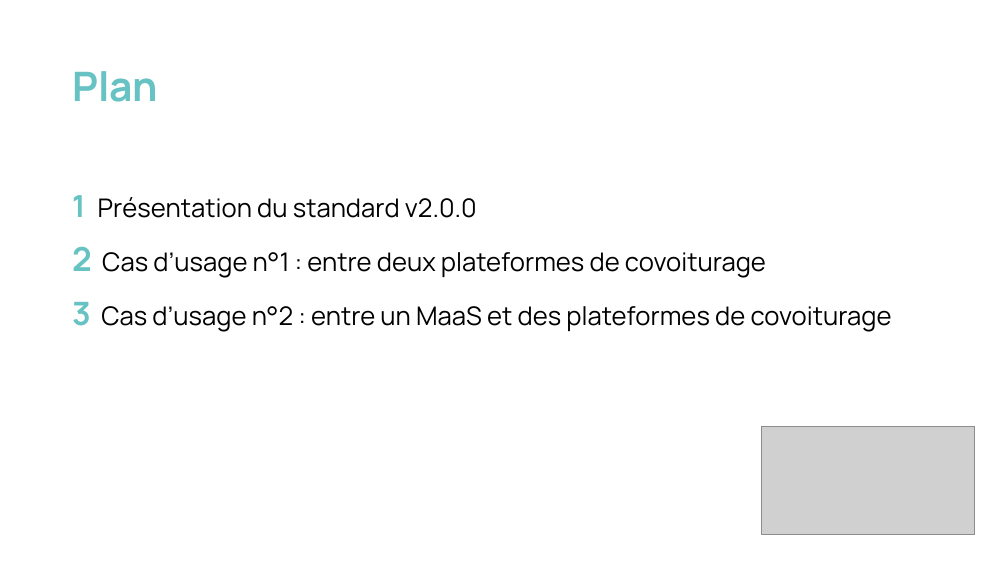
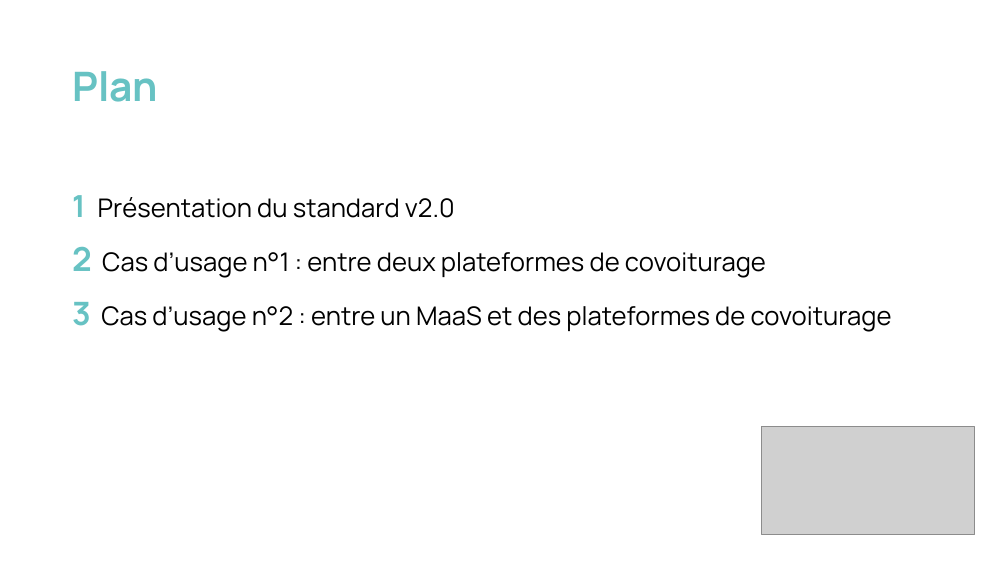
Before and after one commit to fabmob/rdexplus, a slide deck: slide 3 of resources/rdexplus_presentation-fr.odp. Drawn at 1008x567 pixels with LibreOffice and Linux fonts; fonts in the diff are those of the drawing; grey boxes stand for pictures. Boxes give left, top, right and bottom in pixels: in the first picture for what was removed or moved away, otherwise in the second. Text is boxed around its words. In the diff, an @@ line names an element or a change of style, - is before the commit and + after.

```diff
--- a/resources/rdexplus_presentation-fr.odp
+++ b/resources/rdexplus_presentation-fr.odp
@@ text at (72, 195, 455, 218): text changed @@
-1 Présentation du standard v2.0.0
+1 Présentation du standard v2.0
```
Also in this commit, not shown: 3 other slides changed, 2 other files.
